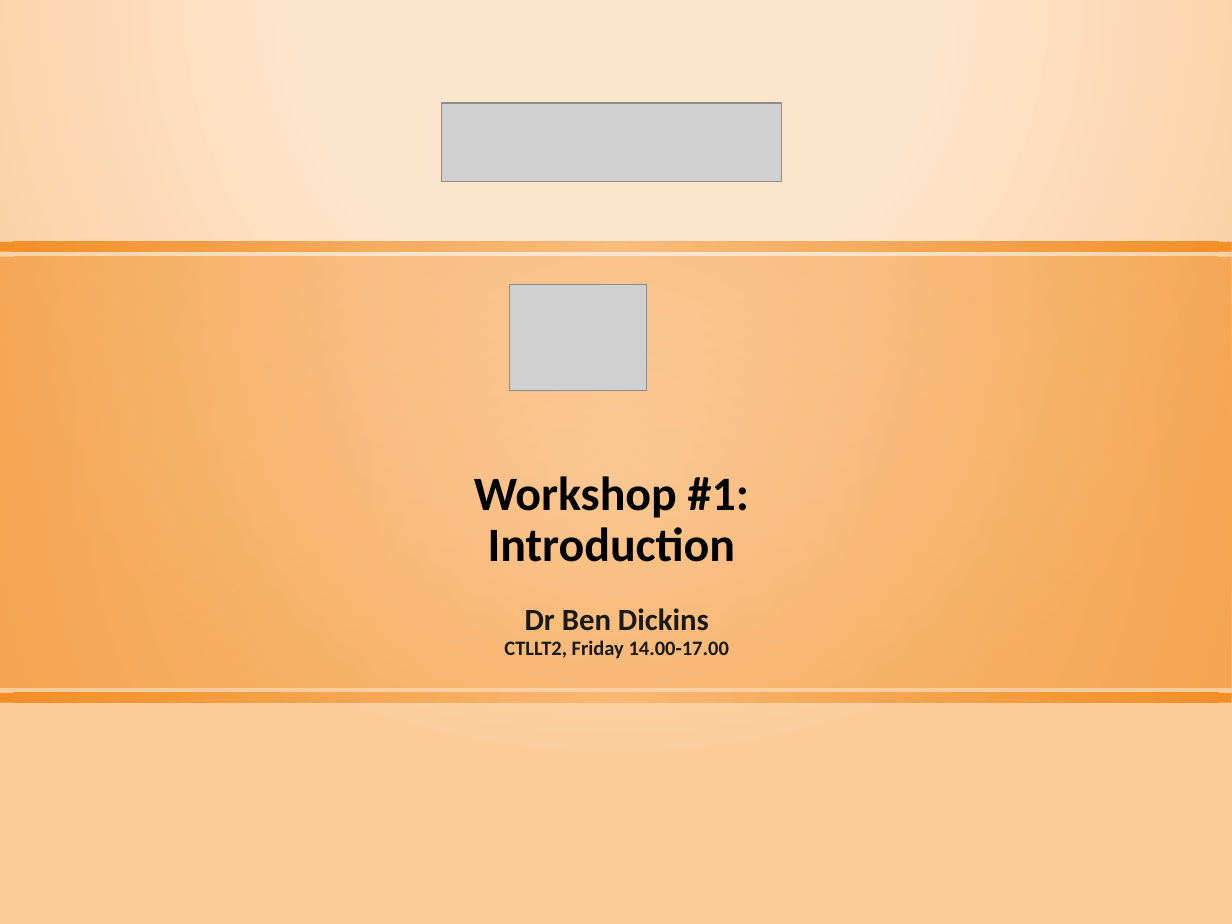
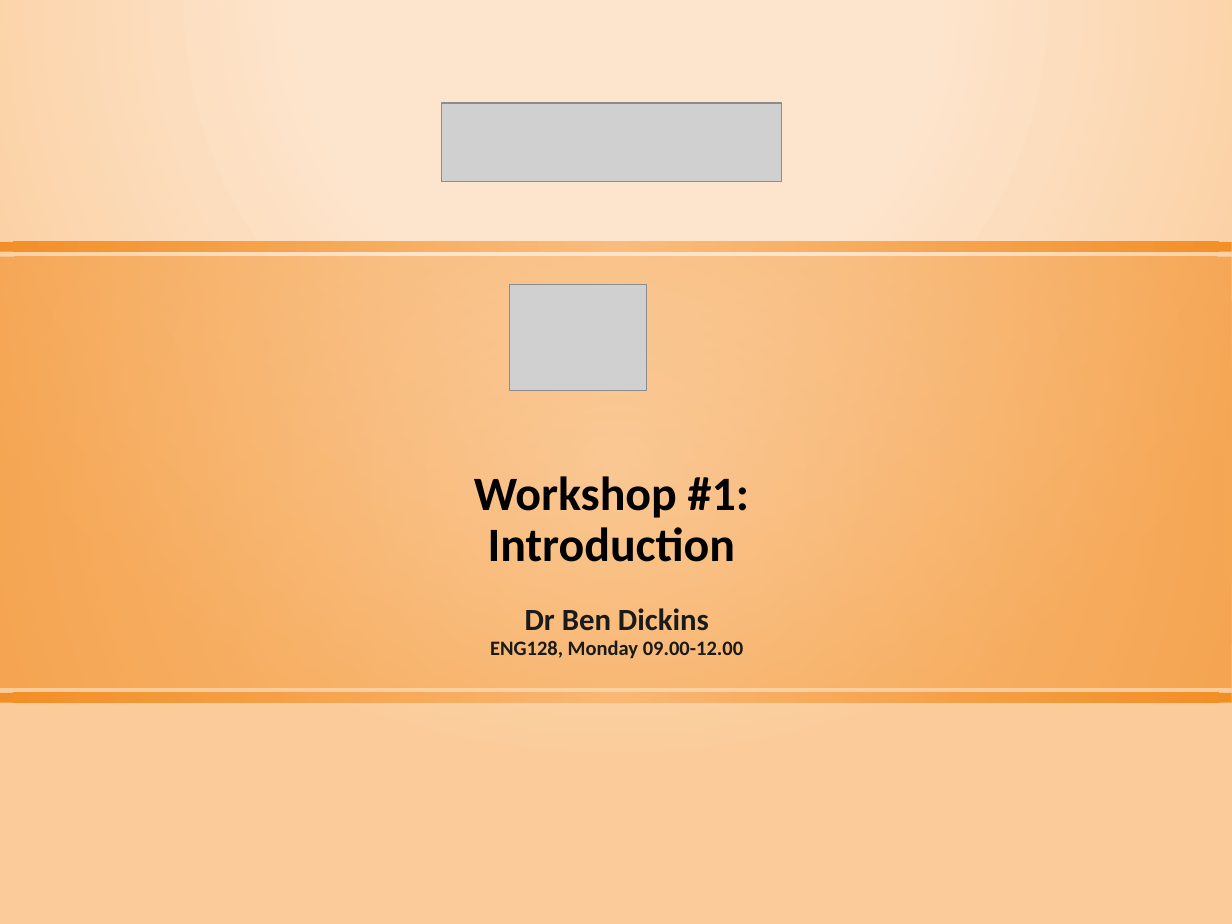
Before and after one commit to tethig/revanent, a slide deck: slide 1 of R Workshop 1 (Introduction).pptx. Drawn at 1232x924 pixels with LibreOffice and Linux fonts; fonts in the diff are those of the drawing; grey boxes stand for pictures. Boxes give left, top, right and bottom in pixels: in the first picture for what was removed or moved away, otherwise in the second. Text is boxed around its words. In the diff, an @@ line names an element or a change of style, - is before the commit and + after.

```diff
--- a/R Workshop 1 (Introduction).pptx
+++ b/R Workshop 1 (Introduction).pptx
@@ subtitle at bbox=[490, 640, 743, 659]: text changed @@
-CTLLT2, Friday 14.00-17.00
+ENG128, Monday 09.00-12.00
```
Also in this commit, not shown: 4 other slides changed, 1 slide added, 1 other file.
